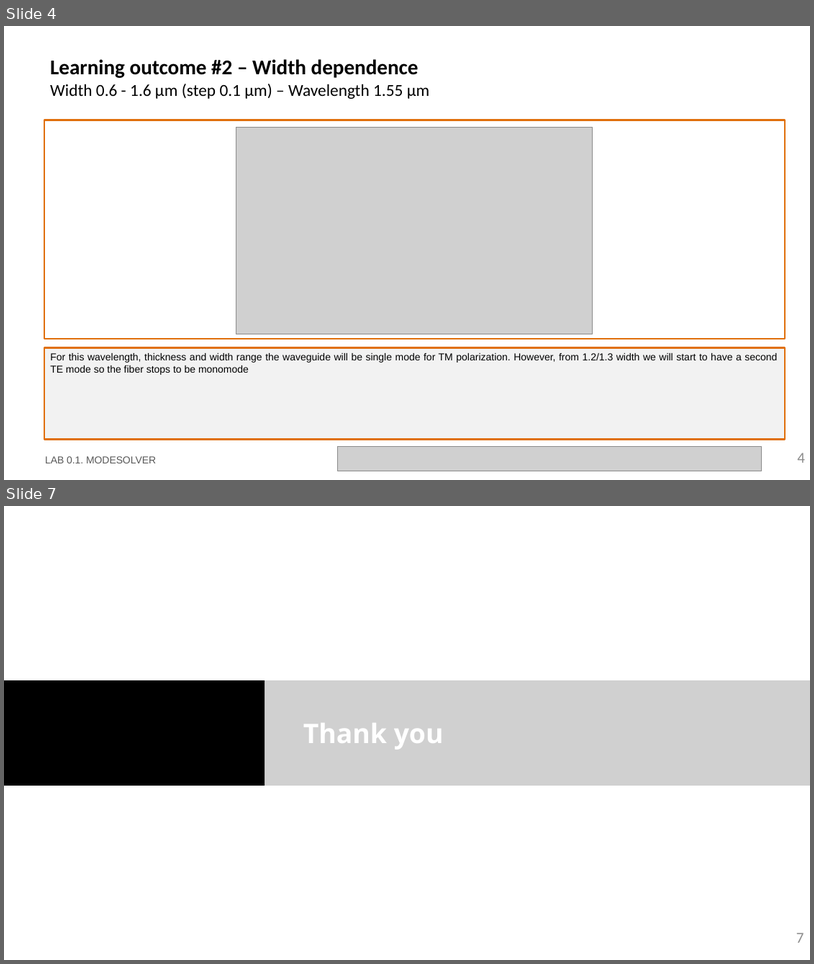
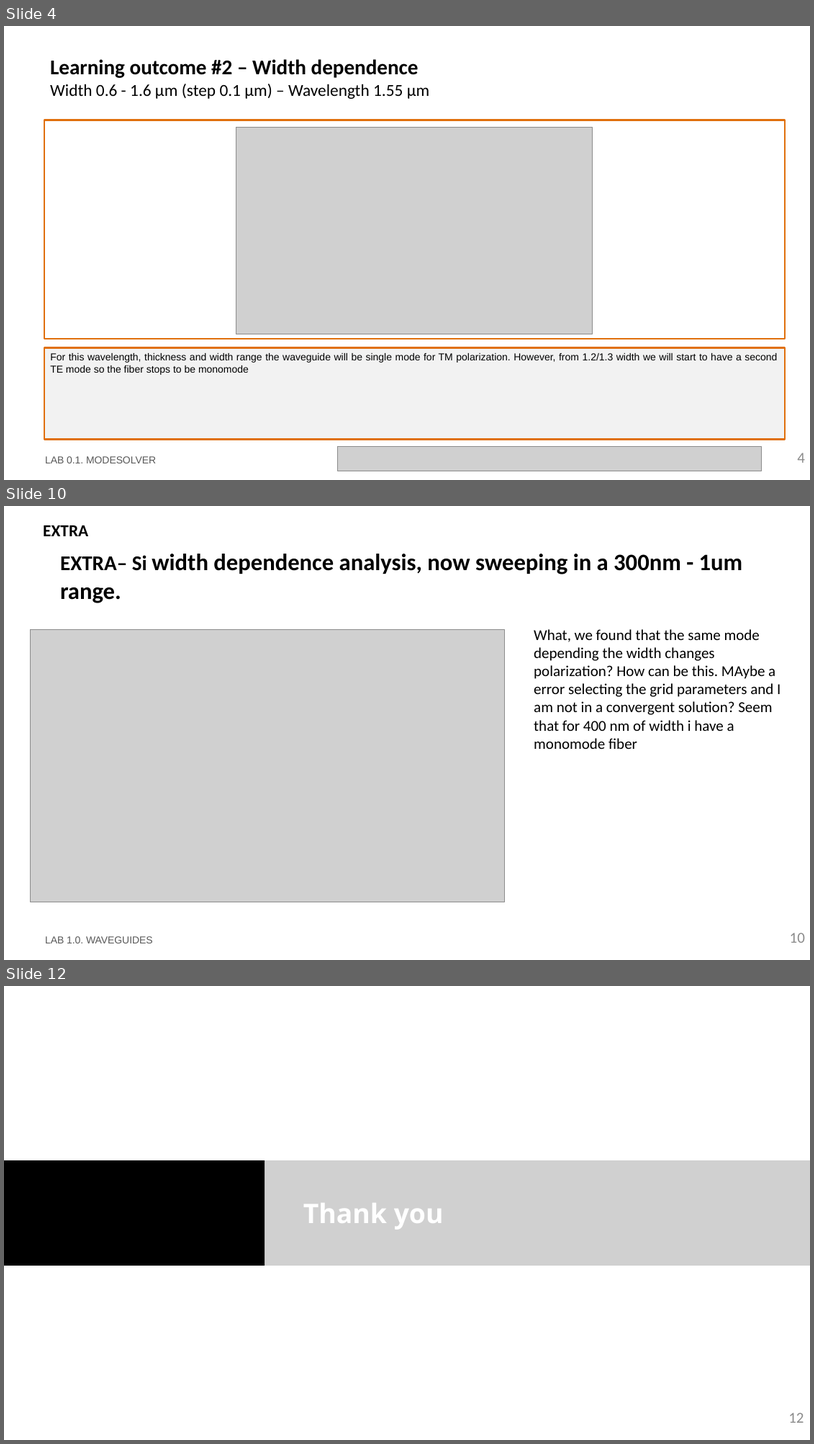
Before and after one commit to DBAEASE/pic-upv-lab1, a slide deck: LabBook_10.pptx. Shown one above the other, each under a label of ours: slides 4 and 7 before the commit, slides 4, 10 and 12 after it; the slides between them are not shown. The pictures are 814x964 and 814x1444 pixels, drawn with LibreOffice and Linux fonts; fonts in the diff are those of the drawing; grey boxes stand for pictures; background and template pictures are left out. Boxes give left, top, right and bottom in pixels: in the first picture for what was removed or moved away, otherwise in the second. Text is boxed around its words. In the diff, an @@ line names an element or a change of style, - is before the commit and + after.

```diff
--- a/LabBook_10.pptx
+++ b/LabBook_10.pptx
@@ slide 10 added at (x1=4, y1=506, x2=810, y2=960), background #FFFFFF @@
@@ title added at (x1=43, y1=525, x2=88, y2=536), 20 pt, text #000000, bold @@
+EXTRA
@@ text added at (x1=60, y1=554, x2=743, y2=603), 28 pt, text #000000, bold @@
+EXTRA– Si width dependence analysis, now sweeping in a 300nm - 1um range.
@@ picture added at (x1=30, y1=629, x2=505, y2=901) @@
@@ text added at (x1=534, y1=629, x2=781, y2=749), 18 pt, text #000000 @@
+What, we found that the same mode depending the width changes polarization? How can be this. MAybe a error selecting the grid parameters and I am not in a convergent solution? Seem that for 400 nm of width i have a monomode fiber
@@ text added at (x1=45, y1=936, x2=153, y2=943), 12 pt, text #585858 @@
+LAB 1.0. WAVEGUIDES
@@ page number added at (x1=790, y1=932, x2=805, y2=942), 18 pt, text #8C8C8C @@
+10
@@ what was slide 7 is now slide 12 @@
@@ page number at (x1=789, y1=1412, x2=804, y2=1422): text changed @@
-7
+12
```
Also in this commit, not shown: 2 slides changed, 4 other slides added.
